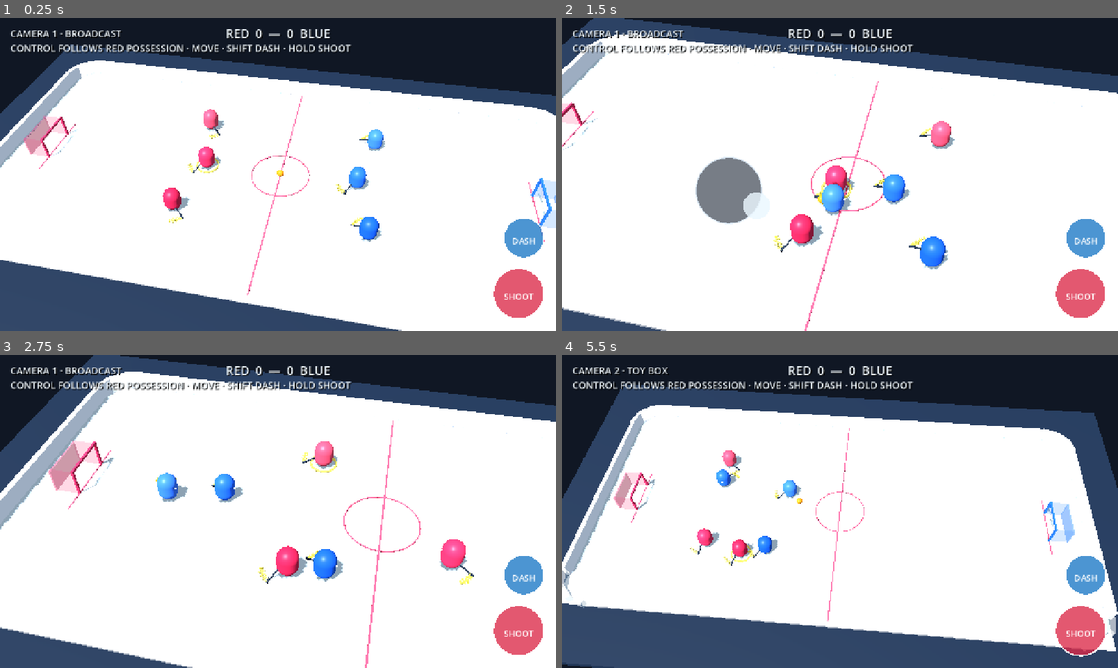
Above: before the commit, frames 1-4 (two rows, left to right).
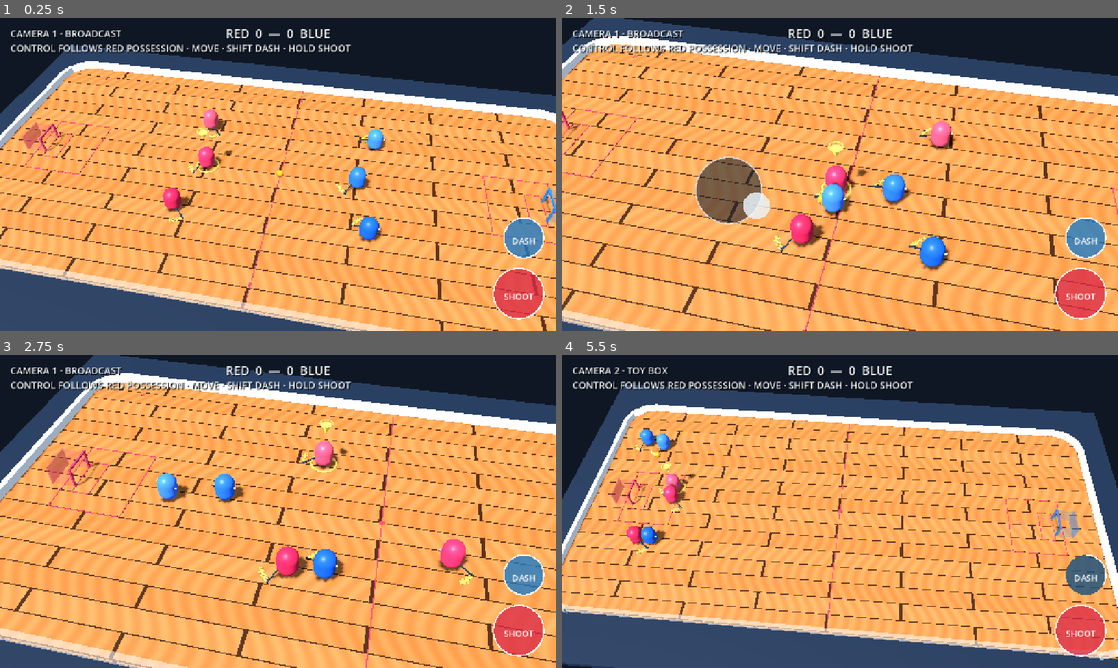
Above: after the commit, the same moments.

Repository: dylanwatsonsoftware/floorball-frenzy-3d
Game: Godot game, scene res://scenes/app/main.tscn
The game is run twice, just before and just after one commit, with the same random seed, the same clock (stepped at 60 frames per second) and the same inputs.
Inputs (mouse positions are in pixels of both pictures, inside the frame that each line leads up to):
- Up to frame 1 (0.25 s): no input
- Up to frame 2 (1.5 s): tap Enter at 0.5 s; move the mouse to (962, 158) at 0.52 s; hold D (move_right) 0.53-1.25 s; tap Shift (dash) at 0.6 s; click (962, 158) at 0.67 s; drag from (728, 190) to (812, 237) at 1.27 s
- Up to frame 3 (2.75 s): move the mouse to (333, 442) at 2.02 s; hold D (move_right) from 2.03 s (still down); hold Space (shoot) from 2.03 s (still down); tap Shift (dash) at 2.3 s
- Up to frame 4 (5.5 s): release D (move_right) at 2.75 s; release Space (shoot) at 2.75 s; drag from (812, 574) to (673, 464) at 2.77 s; move the mouse to (1006, 558) at 3.52 s; hold A (move_left) 3.53-4.25 s; tap 2 at 3.6 s; tap Shift (dash) at 3.8, 5.1 s; drag from (673, 464) to (756, 433) at 4.27 s; move the mouse to (867, 511) at 5.02 s; hold S (move_down) from 5.03 s (still down); click (867, 511) at 5.17 s

The runs differ from the first frame. In frame 1, 68% of the frame differs, in the area x 0-100%, y 13-100%; in frame 2, 81%, in the area x 0-100%, y 4-100%; in frame 3, 79%; in frame 4, 64%.
Error in both runs: Cannot call method 'call' on a null value. (res://scripts/gameplay/ball_controller.gd:162)

Commit message:
feat: build official wood floorball rink

Diff:
--- a/scripts/gameplay/opponent_controller.gd
+++ b/scripts/gameplay/opponent_controller.gd
@@ -5,8 +5,8 @@
 const RinkCollisionScript = preload("res://scripts/simulation/rink_collision.gd")
 const HeatSystemScript = preload("res://scripts/simulation/heat_system.gd")
 const PlayerContactScript = preload("res://scripts/simulation/player_contact.gd")
-const RINK_HALF_LENGTH := 18.1
-const RINK_HALF_WIDTH := 8.6
+const RINK_HALF_LENGTH := 19.1
+const RINK_HALF_WIDTH := 9.1
 const SHOT_CHARGE_SECONDS := 0.55
 const SHOT_COOLDOWN_SECONDS := 0.8
 const DASH_STREAK_SECONDS := 0.18
--- a/scripts/gameplay/player_controller.gd
+++ b/scripts/gameplay/player_controller.gd
@@ -4,8 +4,8 @@
 const RinkCollisionScript = preload("res://scripts/simulation/rink_collision.gd")
 const HeatSystemScript = preload("res://scripts/simulation/heat_system.gd")
 const SquadLogicScript = preload("res://scripts/simulation/squad_logic.gd")
-const RINK_HALF_LENGTH := 18.1
-const RINK_HALF_WIDTH := 8.6
+const RINK_HALF_LENGTH := 19.1
+const RINK_HALF_WIDTH := 9.1
 const DASH_STREAK_SECONDS := 0.18
 const BOLT_WINDOW_SECONDS := 0.2
 const PARRY_WINDOW_SECONDS := 0.15
--- a/scripts/gameplay/squad_ai_controller.gd
+++ b/scripts/gameplay/squad_ai_controller.gd
@@ -3,8 +3,8 @@
 const PlayerMotorScript = preload("res://scripts/gameplay/player_motor.gd")
 const RinkCollisionScript = preload("res://scripts/simulation/rink_collision.gd")
 const SquadLogicScript = preload("res://scripts/simulation/squad_logic.gd")
-const RINK_HALF_LENGTH := 18.1
-const RINK_HALF_WIDTH := 8.6
+const RINK_HALF_LENGTH := 19.1
+const RINK_HALF_WIDTH := 9.1
 const STICK_BASE_Y_ANGLE := -28.0
 const DASH_STREAK_SECONDS := 0.18
 
--- /dev/null
+++ b/scripts/presentation/active_player_marker.gd
@@ -0,0 +1,19 @@
+extends Node3D
+
+const BASE_HEIGHT := 1.75
+const BOB_DISTANCE := 0.11
+const BOB_SPEED := 4.2
+
+var _phase := 0.0
+
+
+func _ready() -> void:
+	_phase = float(get_parent().get_instance_id() % 17) * 0.21
+
+
+func _process(_delta: float) -> void:
+	var actor := get_parent()
+	visible = actor.has_method("is_human_controlled") and bool(actor.call("is_human_controlled"))
+	if visible:
+		position.y = BASE_HEIGHT + sin(Time.get_ticks_msec() * 0.001 * BOB_SPEED + _phase) * BOB_DISTANCE
+		rotation.y = Time.get_ticks_msec() * 0.0007
--- a/scripts/presentation/greybox_arena.gd
+++ b/scripts/presentation/greybox_arena.gd
@@ -2,10 +2,12 @@
 
 const CameraPresetsScript = preload("res://scripts/presentation/camera_presets.gd")
 const ActionCameraScript = preload("res://scripts/presentation/action_camera.gd")
-const RINK_LENGTH := 38.0
-const RINK_WIDTH := 19.0
-const BOARD_HEIGHT := 1.0
+const RINK_LENGTH := 40.0
+const RINK_WIDTH := 20.0
+const BOARD_HEIGHT := 0.5
 const BOARD_CORNER_RADIUS := 2.15
+const LINE_WIDTH := 0.05
+const GOAL_LINE_X := 16.5
 
 var _camera_presets: Array[Dictionary] = CameraPresetsScript.all()
 var _camera: Camera3D
@@ -95,11 +97,12 @@
 	add_child(environment)
 
 	_add_box("ArenaBase", Vector3(45.0, 0.5, 27.0), Vector3(0.0, -0.45, 0.0), Color("172334"))
-	_add_box("RinkFloor", Vector3(RINK_LENGTH, 0.2, RINK_WIDTH), Vector3(0.0, -0.1, 0.0), Color("dce8e8"))
+	var floor := _add_box("RinkFloor", Vector3(RINK_LENGTH, 0.2, RINK_WIDTH), Vector3(0.0, -0.1, 0.0), Color("c99250"))
+	floor.material_override = _wood_floor_material()
 	_build_markings()
 	_build_boards()
-	_build_goal("LeftGoal", -16.0, Color("dd3155"))
-	_build_goal("RightGoal", 16.0, Color("2b64e8"))
+	_build_goal("LeftGoal", -GOAL_LINE_X, Color("dd3155"))
+	_build_goal("RightGoal", GOAL_LINE_X, Color("2b64e8"))
 	_build_player()
 	_build_ball()
 	_build_shot_impact()
@@ -113,20 +116,49 @@
 
 
 func _build_markings() -> void:
-	_add_box("CenterLine", Vector3(0.08, 0.012, RINK_WIDTH - 0.6), Vector3(0.0, 0.012, 0.0), Color("d74962"), false)
-	_add_box("LeftGoalLine", Vector3(0.07, 0.013, 5.0), Vector3(-16.0, 0.013, 0.0), Color("d74962"), false)
-	_add_box("RightGoalLine", Vector3(0.07, 0.013, 5.0), Vector3(16.0, 0.013, 0.0), Color("d74962"), false)
-	var center_circle := MeshInstance3D.new()
-	center_circle.name = "CenterCircle"
-	var ring := TorusMesh.new()
-	ring.inner_radius = 1.88
-	ring.outer_radius = 1.94
-	ring.rings = 32
-	ring.ring_segments = 8
-	center_circle.mesh = ring
-	center_circle.position.y = 0.025
-	center_circle.material_override = _material(Color("d74962"), 0.7)
-	add_child(center_circle)
+	var line_color := Color("c92f45")
+	_add_box("CenterLine", Vector3(LINE_WIDTH, 0.018, RINK_WIDTH), Vector3(0.0, 0.018, 0.0), line_color, false)
+	var center_spot := MeshInstance3D.new()
+	center_spot.name = "CenterSpot"
+	var spot_mesh := CylinderMesh.new()
+	spot_mesh.top_radius = 0.15
+	spot_mesh.bottom_radius = 0.15
+	spot_mesh.height = 0.02
+	spot_mesh.radial_segments = 20
+	center_spot.mesh = spot_mesh
+	center_spot.position.y = 0.024
+	center_spot.material_override = _material(line_color, 0.72)
+	add_child(center_spot)
+	_add_rectangle_marking("LeftGoalCrease", -17.15, 1.0, 4.0, 5.0, line_color)
+	_add_rectangle_marking("RightGoalCrease", 17.15, -1.0, 4.0, 5.0, line_color)
+	_add_rectangle_marking("LeftGoalkeeperArea", -16.5, 1.0, 1.0, 2.5, line_color)
+	_add_rectangle_marking("RightGoalkeeperArea", 16.5, -1.0, 1.0, 2.5, line_color)
+	_add_faceoff_cross("FaceOffLeftTop", Vector2(-GOAL_LINE_X, -8.5), line_color)
+	_add_faceoff_cross("FaceOffLeftBottom", Vector2(-GOAL_LINE_X, 8.5), line_color)
+	_add_faceoff_cross("FaceOffCenterTop", Vector2(0.0, -8.5), line_color)
+	_add_faceoff_cross("FaceOffCenterBottom", Vector2(0.0, 8.5), line_color)
+	_add_faceoff_cross("FaceOffRightTop", Vector2(GOAL_LINE_X, -8.5), line_color)
+	_add_faceoff_cross("FaceOffRightBottom", Vector2(GOAL_LINE_X, 8.5), line_color)
+
+
+func _add_rectangle_marking(prefix: String, rear_x: float, direction: float, length: float, width: float, color: Color) -> void:
+	var front_x := rear_x + direction * length
+	_add_box(prefix + "Rear", Vector3(LINE_WIDTH, 0.019, width), Vector3(rear_x, 0.019, 0.0), color, false)
+	_add_box(prefix + "Front", Vector3(LINE_WIDTH, 0.019, width), Vector3(front_x, 0.019, 0.0), color, false)
+	var center_x := (rear_x + front_x) * 0.5
+	_add_box(prefix + "Top", Vector3(length, 0.019, LINE_WIDTH), Vector3(center_x, 0.019, -width * 0.5), color, false)
+	_add_box(prefix + "Bottom", Vector3(length, 0.019, LINE_WIDTH), Vector3(center_x, 0.019, width * 0.5), color, false)
+
+
+func _add_faceoff_cross(cross_name: String, planar_position: Vector2, color: Color) -> void:
+	var cross := Node3D.new()
+	cross.name = cross_name
+	cross.position = Vector3(planar_position.x, 0.021, planar_position.y)
+	add_child(cross)
+	var first := _add_box_to(cross, "StrokeA", Vector3(0.28, 0.02, LINE_WIDTH), Vector3.ZERO, color, false)
+	first.rotation_degrees.y = 45.0
+	var second := _add_box_to(cross, "StrokeB", Vector3(0.28, 0.02, LINE_WIDTH), Vector3.ZERO, color, false)
+	second.rotation_degrees.y = -45.0
 
 
 func _build_boards() -> void:
@@ -163,12 +195,12 @@
 	goal.position.x = x_position
 	add_child(goal)
 	var direction := -1.0 if x_position < 0.0 else 1.0
-	_add_goal_post(goal, "TopPost", Vector3(0.0, 0.75, -1.25), Vector3(0.12, 1.5, 0.12), color)
-	_add_goal_post(goal, "BottomPost", Vector3(0.0, 0.75, 1.25), Vector3(0.12, 1.5, 0.12), color)
-	_add_goal_post(goal, "Crossbar", Vector3(0.0, 1.48, 0.0), Vector3(0.12, 0.12, 2.6), color)
-	_add_goal_post(goal, "Backbar", Vector3(direction * 1.35, 0.65, 0.0), Vector3(0.1, 1.3, 2.6), Color(color, 0.45))
-	_add_goal_post(goal, "TopSideNet", Vector3(direction * 0.675, 0.72, -1.25), Vector3(1.35, 1.44, 0.05), Color(color, 0.2))
-	_add_goal_post(goal, "BottomSideNet", Vector3(direction * 0.675, 0.72, 1.25), Vector3(1.35, 1.44, 0.05), Color(color, 0.2))
+	_add_goal_post(goal, "TopPost", Vector3(0.0, 0.575, -0.8), Vector3(0.1, 1.15, 0.1), color)
+	_add_goal_post(goal, "BottomPost", Vector3(0.0, 0.575, 0.8), Vector3(0.1, 1.15, 0.1), color)
+	_add_goal_post(goal, "Crossbar", Vector3(0.0, 1.15, 0.0), Vector3(0.1, 0.1, 1.7), color)
+	_add_goal_post(goal, "Backbar", Vector3(direction * 1.35, 0.55, 0.0), Vector3(0.08, 1.1, 1.7), Color(color, 0.45))
+	_add_goal_post(goal, "TopSideNet", Vector3(direction * 0.675, 0.55, -0.8), Vector3(1.35, 1.1, 0.04), Color(color, 0.2))
+	_add_goal_post(goal, "BottomSideNet", Vector3(direction * 0.675, 0.55, 0.8), Vector3(1.35, 1.1, 0.04), Color(color, 0.2))
 
 
 func _add_goal_post(parent: Node3D, node_name: String, local_position: Vector3, size: Vector3, color: Color) -> void:
@@ -213,6 +245,7 @@
 	_add_control_ring(player)
 	_add_aim_arrow(player)
 	_add_dash_streak(player, Color(1.0, 0.32, 0.2, 0.76))
+	_add_player_marker(player)
 	_add_fuego_aura(player, Color("ff7a24"))
 
 
@@ -275,6 +308,35 @@
 	if team == &"red":
 		_add_control_ring(actor)
 		_add_aim_arrow(actor)
+		_add_player_marker(actor)
+
+
+func _add_player_marker(parent: Node3D) -> void:
+	var marker := Node3D.new()
+	marker.name = "PlayerMarker"
+	marker.set_script(load("res://scripts/presentation/active_player_marker.gd"))
+	parent.add_child(marker)
+	var pointer := MeshInstance3D.new()
+	pointer.name = "Pointer"
+	var cone := CylinderMesh.new()
+	cone.top_radius = 0.28
+	cone.bottom_radius = 0.0
+	cone.height = 0.58
+	cone.radial_segments = 14
+	pointer.mesh = cone
+	pointer.material_override = _material(Color("ffe24f"), 0.25, Color("ffd83d"))
+	marker.add_child(pointer)
+	var halo := MeshInstance3D.new()
+	halo.name = "Halo"
+	var ring := TorusMesh.new()
+	ring.inner_radius = 0.3
+	ring.outer_radius = 0.38
+	ring.rings = 20
+	ring.ring_segments = 8
+	halo.mesh = ring
+	halo.position.y = 0.36
+	halo.material_override = _material(Color(1.0, 0.9, 0.3, 0.82), 0.2, Color("ffd83d"))
+	marker.add_child(halo)
 
 
 func _add_control_ring(parent: Node3D) -> void:
@@ -580,3 +642,27 @@
 		material.emission = emission
 		material.emission_energy_multiplier = 0.3
 	return material
+
+
+func _wood_floor_material() -> ShaderMaterial:
+	var shader := Shader.new()
+	shader.code = """
+shader_type spatial;
+render_mode diffuse_burley;
+
+void fragment() {
+	float plank_rows = 32.0;
+	float plank_columns = 12.0;
+	float row = floor(UV.y * plank_rows);
+	float stagger = mod(row, 2.0) * 0.5;
+	vec2 plank_uv = vec2(fract(UV.x * plank_columns + stagger), fract(UV.y * plank_rows));
+	float plank_seam = step(plank_uv.x, 0.018) + step(plank_uv.y, 0.045);
+	float grain = sin((UV.x * 145.0 + sin(UV.y * 39.0) * 0.8) * 6.28318) * 0.025;
+	vec3 wood = vec3(0.67, 0.40, 0.19) + vec3(grain + mod(row, 3.0) * 0.012);
+	ALBEDO = mix(wood, vec3(0.24, 0.12, 0.055), clamp(plank_seam, 0.0, 1.0));
+	ROUGHNESS = 0.54;
+}
+"""
+	var material := ShaderMaterial.new()
+	material.shader = shader
+	return material
--- a/scripts/simulation/goal_collision.gd
+++ b/scripts/simulation/goal_collision.gd
@@ -1,10 +1,10 @@
 class_name GoalCollision
 extends RefCounted
 
-const GOAL_LINE_X := 16.0
+const GOAL_LINE_X := 16.5
 const CAGE_DEPTH := 1.35
-const GOAL_HALF_WIDTH := 1.25
-const CROSSBAR_HEIGHT := 1.48
+const GOAL_HALF_WIDTH := 0.8
+const CROSSBAR_HEIGHT := 1.15
 const FRAME_RADIUS := 0.12
 const BALL_RADIUS := 0.22
 const CONTACT_RADIUS := FRAME_RADIUS + BALL_RADIUS
--- a/scripts/simulation/match_simulation.gd
+++ b/scripts/simulation/match_simulation.gd
@@ -2,9 +2,9 @@
 extends RefCounted
 
 const WINNING_SCORE := 5
-const GOAL_LINE_X := 16.0
-const GOAL_HALF_WIDTH := 1.25
-const GOAL_HEIGHT := 1.48
+const GOAL_LINE_X := 16.5
+const GOAL_HALF_WIDTH := 0.8
+const GOAL_HEIGHT := 1.15
 
 
 static func detect_goal(previous_position: Vector3, current_position: Vector3, current_velocity: Vector3) -> StringName:
--- a/scripts/simulation/rink_collision.gd
+++ b/scripts/simulation/rink_collision.gd
@@ -1,8 +1,8 @@
 class_name RinkCollision
 extends RefCounted
 
-const HALF_LENGTH := 18.65
-const HALF_WIDTH := 9.15
+const HALF_LENGTH := 19.65
+const HALF_WIDTH := 9.65
 const CORNER_RADIUS := 1.8
 const BALL_BOUNCE := 0.78
 
--- a/scripts/simulation/simple_ai.gd
+++ b/scripts/simulation/simple_ai.gd
@@ -5,7 +5,7 @@
 const STRIKE_HEIGHT := 0.7
 const MAX_STRIKE_BALL_SPEED := 8.0
 const DASH_RANGE := 10.7
-const LEFT_GOAL := Vector2(-16.0, 0.0)
+const LEFT_GOAL := Vector2(-16.5, 0.0)
 const SHOOT_DISTANCE_TO_GOAL := 16.0
 
 
--- a/tests/ball_simulation_test.gd
+++ b/tests/ball_simulation_test.gd
@@ -60,7 +60,7 @@
 		fail("Ball must bounce inward from the side wall")
 		return
 
-	var post_hit: Dictionary = script.step(Vector3(15.75, 0.5, 1.25), Vector3(10.0, 0.0, 0.0), 0.05)
+	var post_hit: Dictionary = script.step(Vector3(16.25, 0.5, 0.8), Vector3(10.0, 0.0, 0.0), 0.05)
 	if post_hit.velocity.x >= 0.0:
 		fail("Ball simulation must apply goal-frame collisions before scoring")
 		return
--- a/tests/goal_collision_test.gd
+++ b/tests/goal_collision_test.gd
@@ -6,10 +6,13 @@
 	if goals == null:
 		fail("Goal collision script is missing")
 		return
+	if not is_equal_approx(goals.GOAL_LINE_X, 16.5) or not is_equal_approx(goals.GOAL_HALF_WIDTH, 0.8) or not is_equal_approx(goals.CROSSBAR_HEIGHT, 1.15):
+		fail("Goal collision must match the official floorball cage dimensions and goal line")
+		return
 
 	var post_hit: Dictionary = goals.resolve(
-		Vector3(15.75, 0.5, 1.25),
-		Vector3(16.25, 0.5, 1.25),
+		Vector3(16.25, 0.5, 0.8),
+		Vector3(16.75, 0.5, 0.8),
 		Vector3(10.0, 0.0, 0.0)
 	)
 	if post_hit.velocity.x >= 0.0:
@@ -17,8 +20,8 @@
 		return
 
 	var crossbar_hit: Dictionary = goals.resolve(
-		Vector3(15.75, 1.5, 0.0),
-		Vector3(16.25, 1.4, 0.0),
+		Vector3(16.25, 1.2, 0.0),
+		Vector3(16.75, 1.1, 0.0),
 		Vector3(10.0, -2.0, 0.0)
 	)
 	if crossbar_hit.velocity.x >= 0.0:
@@ -26,8 +29,8 @@
 		return
 
 	var cage_back_hit: Dictionary = goals.resolve(
-		Vector3(17.1, 0.4, 0.0),
 		Vector3(17.6, 0.4, 0.0),
+		Vector3(18.1, 0.4, 0.0),
 		Vector3(10.0, 0.0, 0.0)
 	)
 	if cage_back_hit.velocity.x >= 0.0:
@@ -35,8 +38,8 @@
 		return
 
 	var cage_side_hit: Dictionary = goals.resolve(
-		Vector3(16.5, 0.4, 1.1),
-		Vector3(16.6, 0.4, 1.4),
+		Vector3(17.0, 0.4, 0.7),
+		Vector3(17.1, 0.4, 1.0),
 		Vector3(2.0, 0.0, 6.0)
 	)
 	if cage_side_hit.velocity.z >= 0.0:
@@ -44,8 +47,8 @@
 		return
 
 	var clean_goal: Dictionary = goals.resolve(
-		Vector3(15.75, 0.4, 0.0),
 		Vector3(16.25, 0.4, 0.0),
+		Vector3(16.75, 0.4, 0.0),
 		Vector3(10.0, 0.0, 0.0)
 	)
 	if clean_goal.collided or clean_goal.velocity.x <= 0.0:
--- a/tests/match_simulation_test.gd
+++ b/tests/match_simulation_test.gd
@@ -6,10 +6,13 @@
 	if match_sim == null:
 		fail("Match simulation script is missing")
 		return
+	if not is_equal_approx(match_sim.GOAL_LINE_X, 16.5) or not is_equal_approx(match_sim.GOAL_HALF_WIDTH, 0.8) or not is_equal_approx(match_sim.GOAL_HEIGHT, 1.15):
+		fail("Scoring must use the official 1.6 x 1.15 metre goal on the goalkeeper-area goal line")
+		return
 
 	var red_goal: StringName = match_sim.detect_goal(
-		Vector3(15.8, 0.5, 0.0),
-		Vector3(16.2, 0.45, 0.2),
+		Vector3(16.3, 0.5, 0.0),
+		Vector3(16.7, 0.45, 0.2),
 		Vector3(20.0, -1.0, 2.0)
 	)
 	if red_goal != &"red":
@@ -17,18 +20,18 @@
 		return
 
 	var blue_goal: StringName = match_sim.detect_goal(
-		Vector3(-15.8, 0.5, 0.0),
-		Vector3(-16.2, 0.45, -0.2),
+		Vector3(-16.3, 0.5, 0.0),
+		Vector3(-16.7, 0.45, -0.2),
 		Vector3(-20.0, -1.0, -2.0)
 	)
 	if blue_goal != &"blue":
 		fail("Crossing the left goal line through the mouth must score for blue")
 		return
 
-	if match_sim.detect_goal(Vector3(15.8, 1.6, 0.0), Vector3(16.2, 1.55, 0.0), Vector3.RIGHT) != &"":
+	if match_sim.detect_goal(Vector3(16.3, 1.3, 0.0), Vector3(16.7, 1.25, 0.0), Vector3.RIGHT) != &"":
 		fail("A ball above the crossbar must not score")
 		return
-	if match_sim.detect_goal(Vector3(15.8, 0.5, 2.0), Vector3(16.2, 0.45, 2.0), Vector3.RIGHT) != &"":
+	if match_sim.detect_goal(Vector3(16.3, 0.5, 1.0), Vector3(16.7, 0.45, 1.0), Vector3.RIGHT) != &"":
 		fail("A ball outside the goal mouth must not score")
 		return
 
--- a/tests/rink_collision_test.gd
+++ b/tests/rink_collision_test.gd
@@ -5,6 +5,9 @@
 	var rink := load("res://scripts/simulation/rink_collision.gd")
 	if rink == null:
 		fail("Rounded rink collision simulation is missing")
+		return
+	if not is_equal_approx(rink.HALF_LENGTH, 19.65) or not is_equal_approx(rink.HALF_WIDTH, 9.65):
+		fail("Ball boundaries must follow the inside edge of the official 40 x 20 metre rink")
 		return
 
 	var straight: Dictionary = rink.resolve(
--- /dev/null
+++ b/tests/rink_presentation_test.gd
@@ -0,0 +1,87 @@
+extends SceneTree
+
+
+func _init() -> void:
+	call_deferred("run_test")
+
+
+func run_test() -> void:
+	var scene := (load("res://scenes/app/main.tscn") as PackedScene).instantiate()
+	root.add_child(scene)
+	await process_frame
+	var arena := scene.get_node("Arena")
+	var floor := arena.get_node("RinkFloor") as MeshInstance3D
+	var floor_size: Vector3 = (floor.mesh as BoxMesh).size
+	if not is_equal_approx(floor_size.x, 40.0) or not is_equal_approx(floor_size.z, 20.0):
+		fail("The full floorball rink must use the official 40 x 20 metre dimensions; got %s" % floor_size)
+		return
+	if not floor.material_override is ShaderMaterial or "plank" not in (floor.material_override as ShaderMaterial).shader.code.to_lower():
+		fail("The rink floor must use a lightweight procedural wood-plank surface")
+		return
+	if arena.get_node_or_null("CenterCircle") != null:
+		fail("A basketball-style centre circle is not part of official floorball markings")
+		return
+
+	var required_markings := [
+		"CenterLine", "CenterSpot",
+		"LeftGoalCreaseRear", "LeftGoalCreaseFront", "LeftGoalCreaseTop", "LeftGoalCreaseBottom",
+		"RightGoalCreaseRear", "RightGoalCreaseFront", "RightGoalCreaseTop", "RightGoalCreaseBottom",
+		"LeftGoalkeeperAreaRear", "LeftGoalkeeperAreaFront", "LeftGoalkeeperAreaTop", "LeftGoalkeeperAreaBottom",
+		"RightGoalkeeperAreaRear", "RightGoalkeeperAreaFront", "RightGoalkeeperAreaTop", "RightGoalkeeperAreaBottom",
+		"FaceOffLeftTop", "FaceOffLeftBottom", "FaceOffCenterTop", "FaceOffCenterBottom", "FaceOffRightTop", "FaceOffRightBottom",
+	]
+	for marking_name in required_markings:
+		if arena.get_node_or_null(marking_name) == null:
+			fail("Missing official floorball marking: %s" % marking_name)
+			return
+	var left_crease_rear := arena.get_node("LeftGoalCreaseRear") as MeshInstance3D
+	var left_crease_front := arena.get_node("LeftGoalCreaseFront") as MeshInstance3D
+	if not is_equal_approx(left_crease_rear.position.x, -17.15) or not is_equal_approx(absf(left_crease_front.position.x - left_crease_rear.position.x), 4.0):
+		fail("The 4 x 5 metre goal crease must begin 2.85 metres from the short board")
+		return
+	var left_keeper_rear := arena.get_node("LeftGoalkeeperAreaRear") as MeshInstance3D
+	var left_keeper_front := arena.get_node("LeftGoalkeeperAreaFront") as MeshInstance3D
+	if not is_equal_approx(left_keeper_rear.position.x, -16.5) or not is_equal_approx(absf(left_keeper_front.position.x - left_keeper_rear.position.x), 1.0):
+		fail("The 1 x 2.5 metre goalkeeper area must place the official goal line at x=16.5")
+		return
+
+	var red_players: Array = arena.call("get_team_players", &"red")
+	for actor in red_players:
+		if actor.get_node_or_null("PlayerMarker") == null:
+			fail("Every potentially controlled red player needs a floating downward arrow")
+			return
+	await process_frame
+	if _visible_marker_count(red_players) != 1:
+		fail("Exactly one controlled-player arrow must be visible; count=%d" % _visible_marker_count(red_players))
+		return
+	var ball := arena.get_node("Ball")
+	var red_two := arena.get_node("RedTeammate2") as CharacterBody3D
+	for actor in arena.call("get_field_players"):
+		actor.set_physics_process(false)
+	red_two.position = Vector3(-2.0, 0.75, 0.0)
+	ball.position = red_two.position + Vector3(0.9, -0.53, 0.75)
+	ball.ball_velocity = Vector3.ZERO
+	await physics_frame
+	await physics_frame
+	await process_frame
+	if not red_two.get_node("PlayerMarker").visible or _visible_marker_count(red_players) != 1:
+		fail("The floating arrow must follow possession-based control handoffs to red_2")
+		return
+
+	print("Official wood rink presentation and controlled-player marker are valid.")
+	scene.queue_free()
+	quit(0)
+
+
+func _visible_marker_count(players: Array) -> int:
+	var count := 0
+	for actor in players:
+		var marker := actor.get_node("PlayerMarker") as Node3D
+		if marker.visible:
+			count += 1
+	return count
+
+
+func fail(message: String) -> void:
+	push_error(message)
+	quit(1)
Not shown, added: scripts/presentation/active_player_marker.gd.uid
Not shown, added: tests/rink_presentation_test.gd.uid
